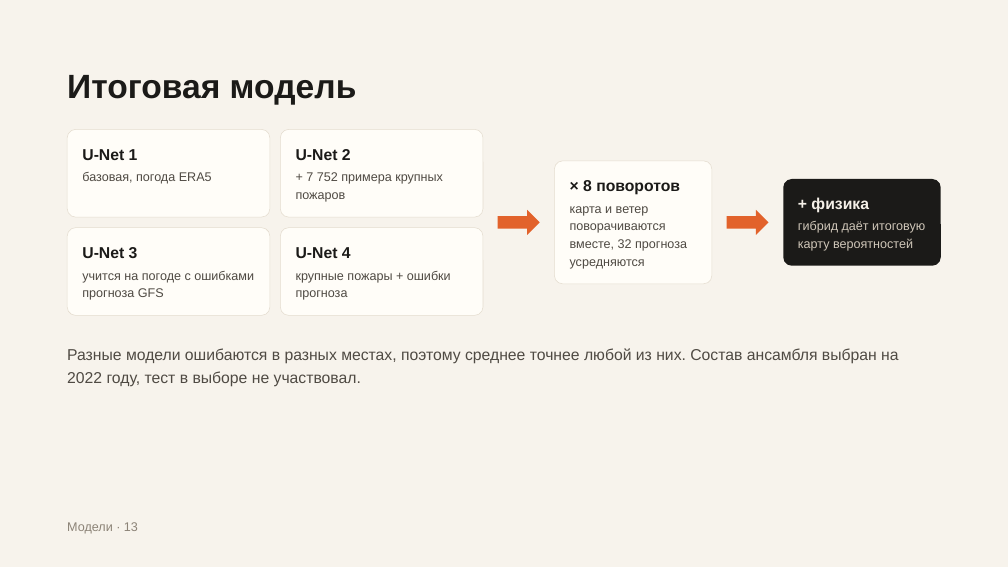
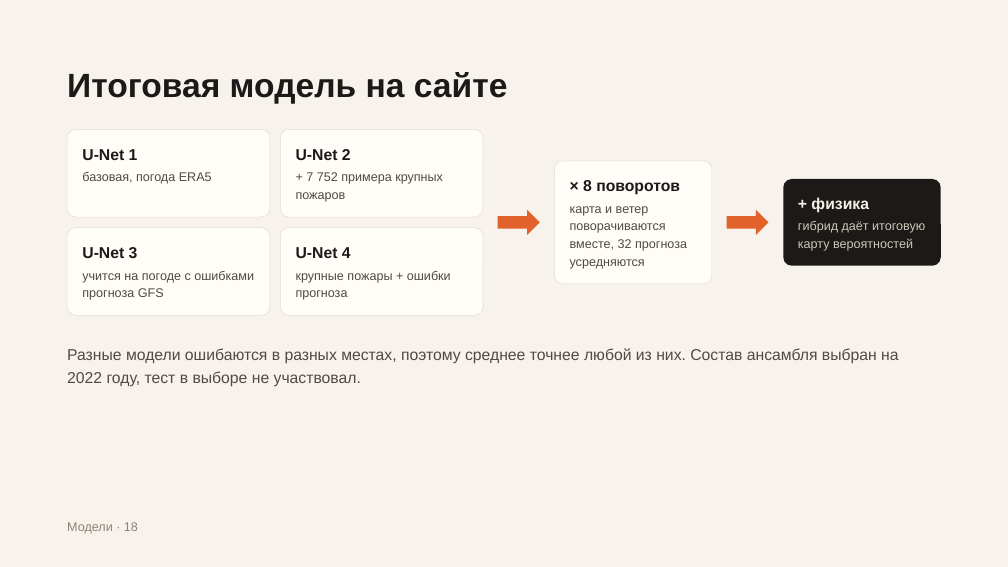
Before and after one commit to Bekabaev/fire_proj, a slide deck: slide 18 of presentation/presentation_editable.pptx (slide 13 before the commit). Drawn at 1008x567 pixels with LibreOffice and Linux fonts; fonts in the diff are those of the drawing. Boxes give left, top, right and bottom in pixels: in the first picture for what was removed or moved away, otherwise in the second. Text is boxed around its words. In the diff, an @@ line names an element or a change of style, - is before the commit and + after.

```diff
--- a/presentation/presentation_editable.pptx
+++ b/presentation/presentation_editable.pptx
@@ text at box(67, 72, 508, 104): text changed @@
-Итоговая модель
+Итоговая модель на сайте
```
Also in this commit, not shown: 14 other slides changed, 9 slides added, 1 slide removed, 24 other files.
